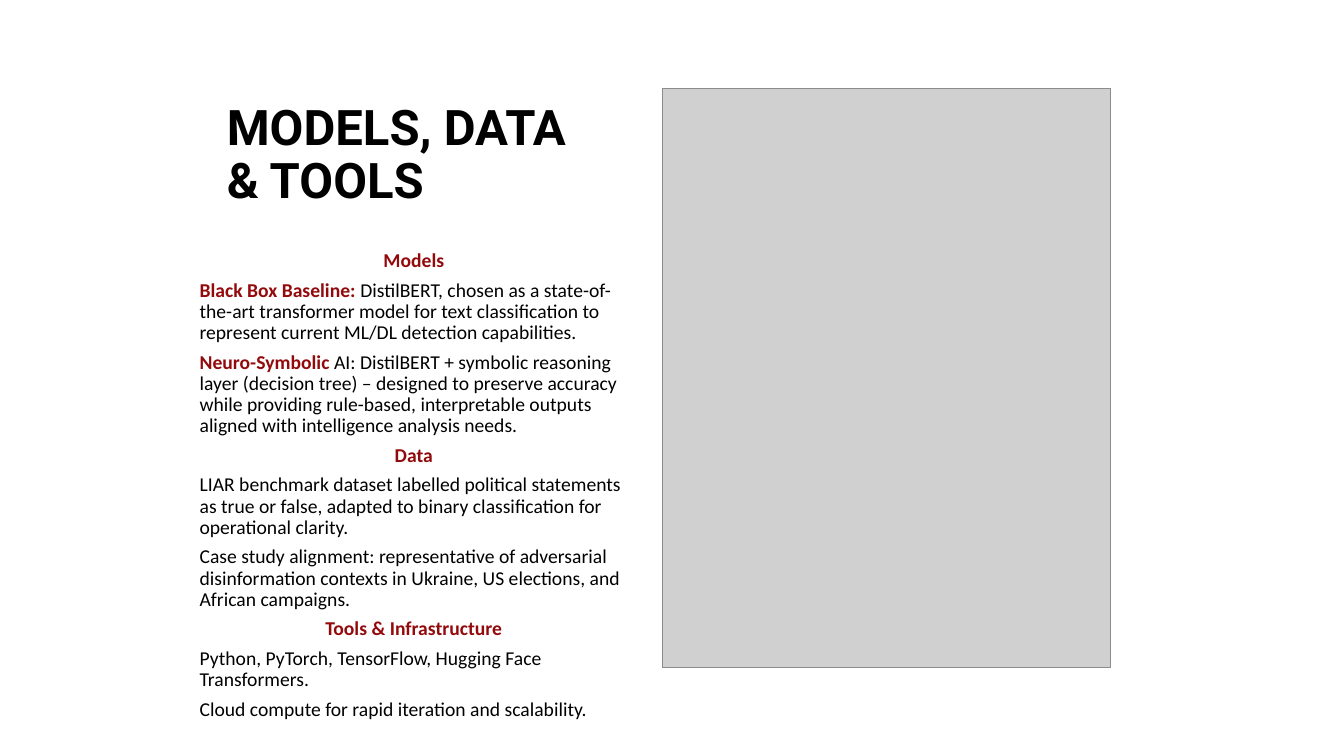
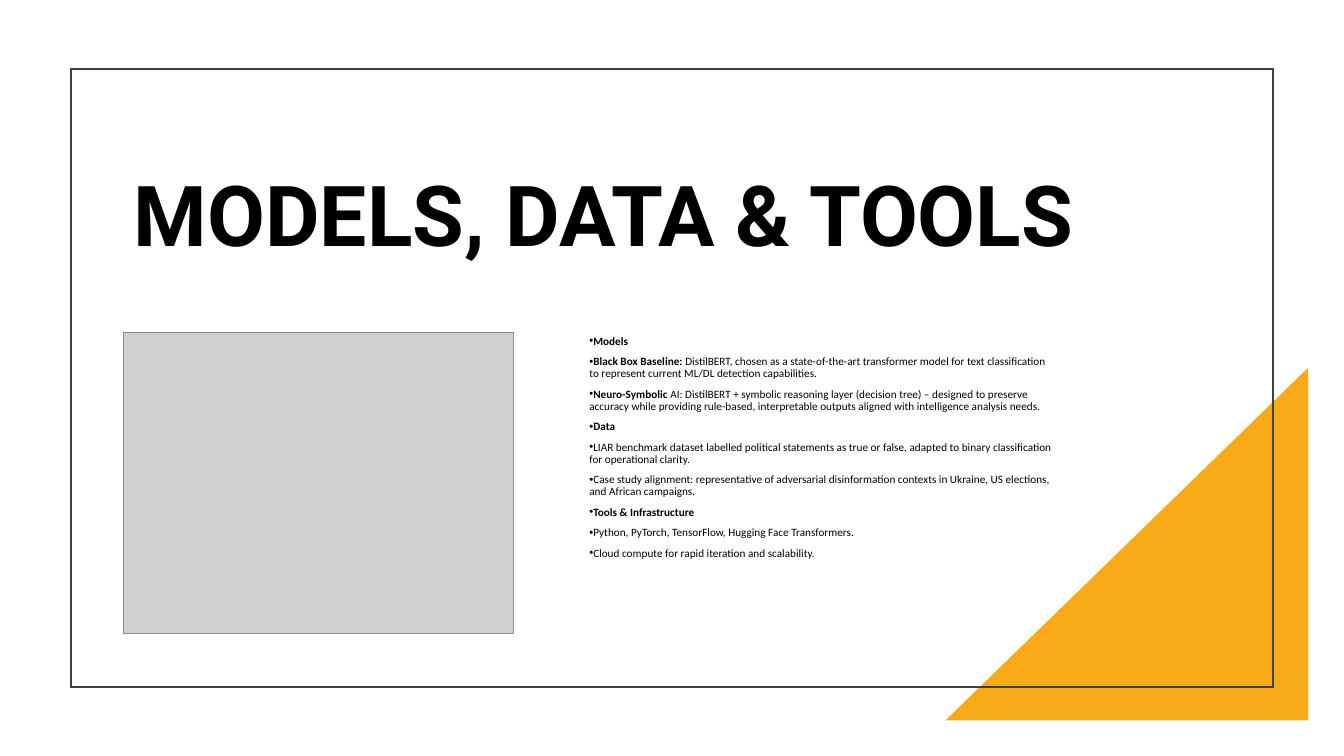
Before and after one commit to omsinj/neysyAI, a slide deck: slide 13 of Nesy.pptx (slide 14 before the commit). Drawn at 1344x756 pixels with LibreOffice and Linux fonts; fonts in the diff are those of the drawing; grey boxes stand for pictures. Boxes give left, top, right and bottom in pixels: in the first picture for what was removed or moved away, otherwise in the second. Text is boxed around its words. In the diff, an @@ line names an element or a change of style, - is before the commit and + after.

```diff
--- a/Nesy.pptx
+++ b/Nesy.pptx
@@ rectangle added at (71, 69, 1273, 687), outline #404040 1.5 pt @@
@@ title "MODELS, DATA & TOOLS": place and size @@
-title "MODELS, DATA & TOOLS" at (227, 109, 566, 199)
+title "MODELS, DATA & TOOLS" at (134, 185, 1073, 261)
@@ title "MODELS, DATA & TOOLS" at (134, 185, 1073, 261): size 35 to 60 pt @@
@@ picture: place and size @@
-picture at (662, 88, 1111, 667)
+picture at (124, 333, 513, 633)
@@ text "Models": place and size @@
-text "Models" at (200, 253, 621, 719)
+text "Models" at (589, 337, 1051, 559)
@@ text "Models" at (589, 337, 1051, 559): size 14 to 8 pt; text colour #930A0D to #000000 in "Models", "Black Box Baseline:", "Neuro-Symbolic", "Data" and 1 more places; alignment centre to left; bullet none to •; vertical alignment middle to top @@
@@ right triangle added at (946, 368, 1309, 721), fill #F9AA19 @@
```
Also in this commit, not shown: 10 other slides changed, 4 slides added, 4 slides removed.
